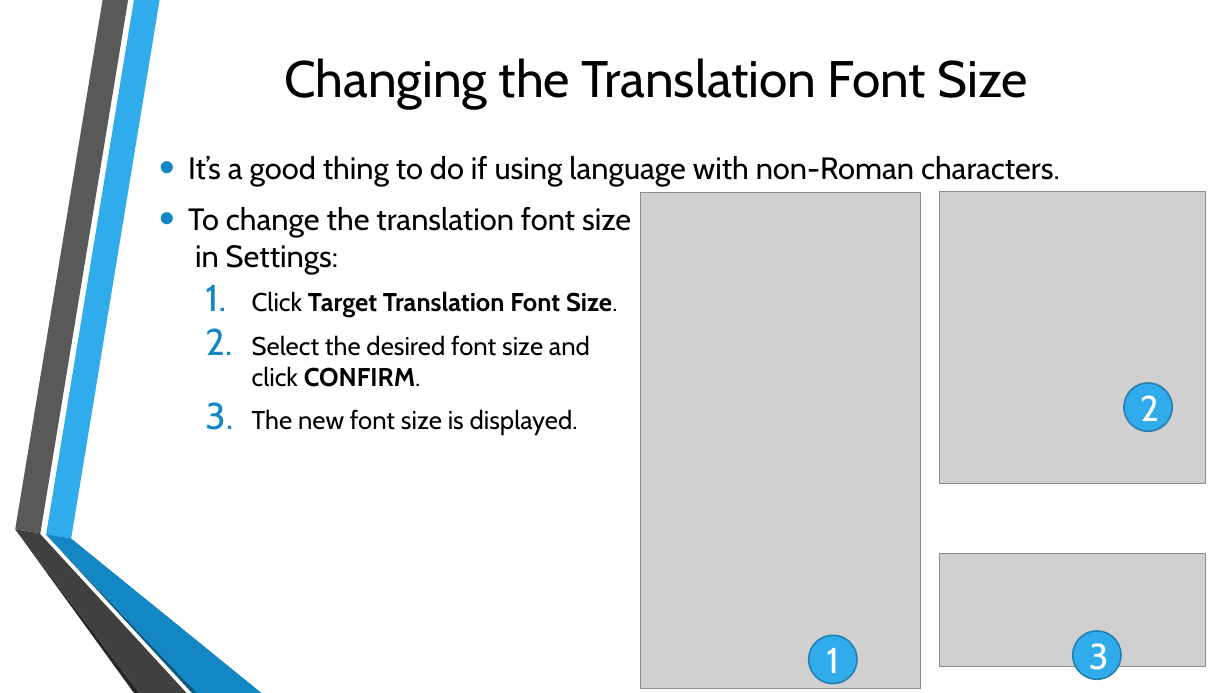
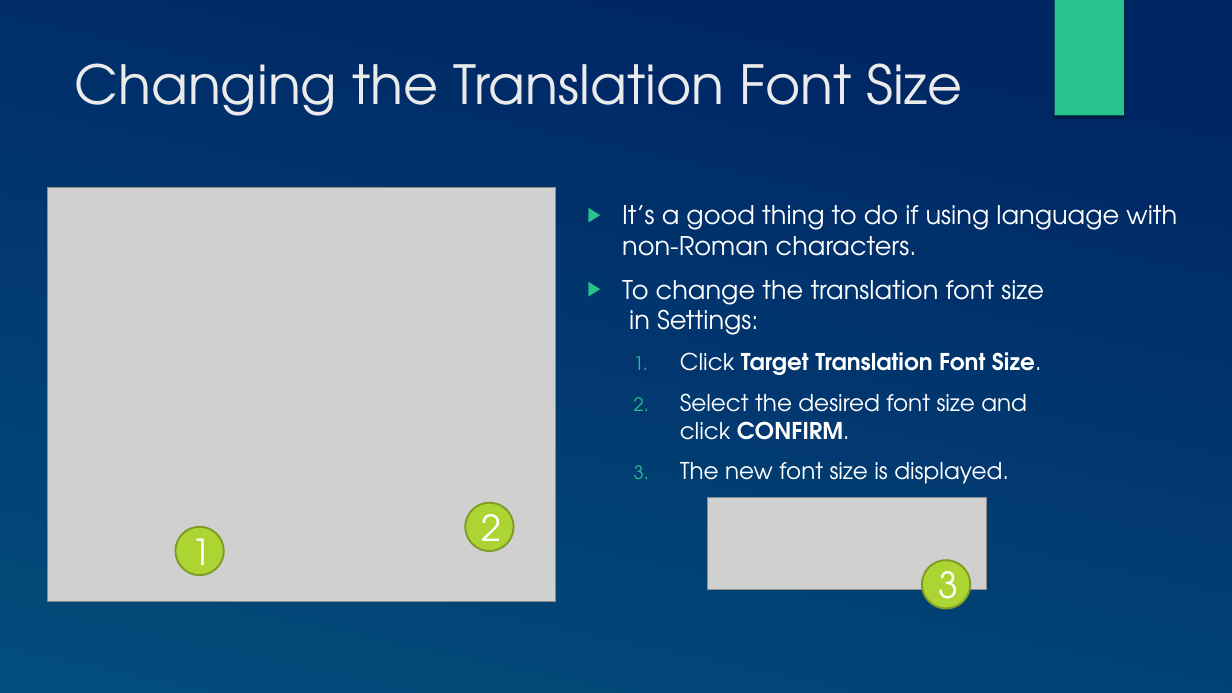
Before and after one commit to mondele/btt-writer-docs, a slide deck: slide 8 of docs/DChangeSettings.pptx. Drawn at 1232x693 pixels with LibreOffice and Linux fonts; fonts in the diff are those of the drawing; grey boxes stand for pictures; background and template pictures are left out. Boxes give left, top, right and bottom in pixels: in the first picture for what was removed or moved away, otherwise in the second. Text is boxed around its words. In the diff, an @@ line names an element or a change of style, - is before the commit and + after.

```diff
--- a/docs/DChangeSettings.pptx
+++ b/docs/DChangeSettings.pptx
@@ background picture (left out) to gradient #002664 to #024E7B @@
@@ rectangle added at bbox=[1055, 0, 1124, 116], fill #28C28C @@
@@ title "Changing the Translation Font Size": place and size @@
-title "Changing the Translation Font Size" at bbox=[284, 58, 1028, 108]
+title "Changing the Translation Font Size" at bbox=[75, 63, 963, 116]
@@ title "Changing the Translation Font Size" at bbox=[75, 63, 963, 116]: size 40 to 42 pt, font Cabin to TeX Gyre Adventor, text colour #000000 to #EBEBEB; alignment centre to left; vertical alignment middle to top @@
@@ picture added at bbox=[47, 188, 555, 602] @@
@@ text "It’s a good thing to ...": place and size @@
-text "It’s a good thing to ..." at bbox=[188, 156, 1060, 435]
+text "It’s a good thing to ..." at bbox=[622, 205, 1177, 484]
@@ text "It’s a good thing to ..." at bbox=[622, 205, 1177, 484]: size 24 to 20 pt in "It’s a good thing to do if ...", "To change the translation font size in ..."; font Cabin to TeX Gyre Adventor, text colour #000000 to #FFFFFF; size 20 to 18 pt in "Click Target Translation Font Size.", "Select the desired font size and click ...", "The new font size is displayed."; bullet • to ▶; bullet colour #1287C3 to #28C28C @@
@@ picture removed at bbox=[640, 193, 921, 689] @@
@@ picture removed at bbox=[940, 192, 1205, 484] @@
@@ font Cabin to TeX Gyre Adventor; fill #30ACEC to #ACD433; outline #247FAF 1.25 pt to #7F9D26 1.5 pt in 3 elements at bbox=[922, 560, 970, 608], bbox=[176, 527, 224, 575], bbox=[466, 503, 514, 551] @@
@@ ellipse "2": place and size @@
-ellipse "2" at bbox=[1124, 383, 1172, 431]
+ellipse "2" at bbox=[466, 503, 514, 551]
@@ picture added at bbox=[708, 497, 987, 590] @@
@@ group removed at bbox=[15, 0, 262, 693]: 6 freeform shapes @@
@@ ellipse "1": place and size @@
-ellipse "1" at bbox=[809, 636, 857, 684]
+ellipse "1" at bbox=[176, 527, 224, 575]
@@ ellipse "3": place and size @@
-ellipse "3" at bbox=[1073, 631, 1121, 679]
+ellipse "3" at bbox=[922, 560, 970, 608]
@@ picture removed at bbox=[940, 554, 1205, 667] @@
```
Also in this commit, not shown: 8 other slides changed, 1 other file.
